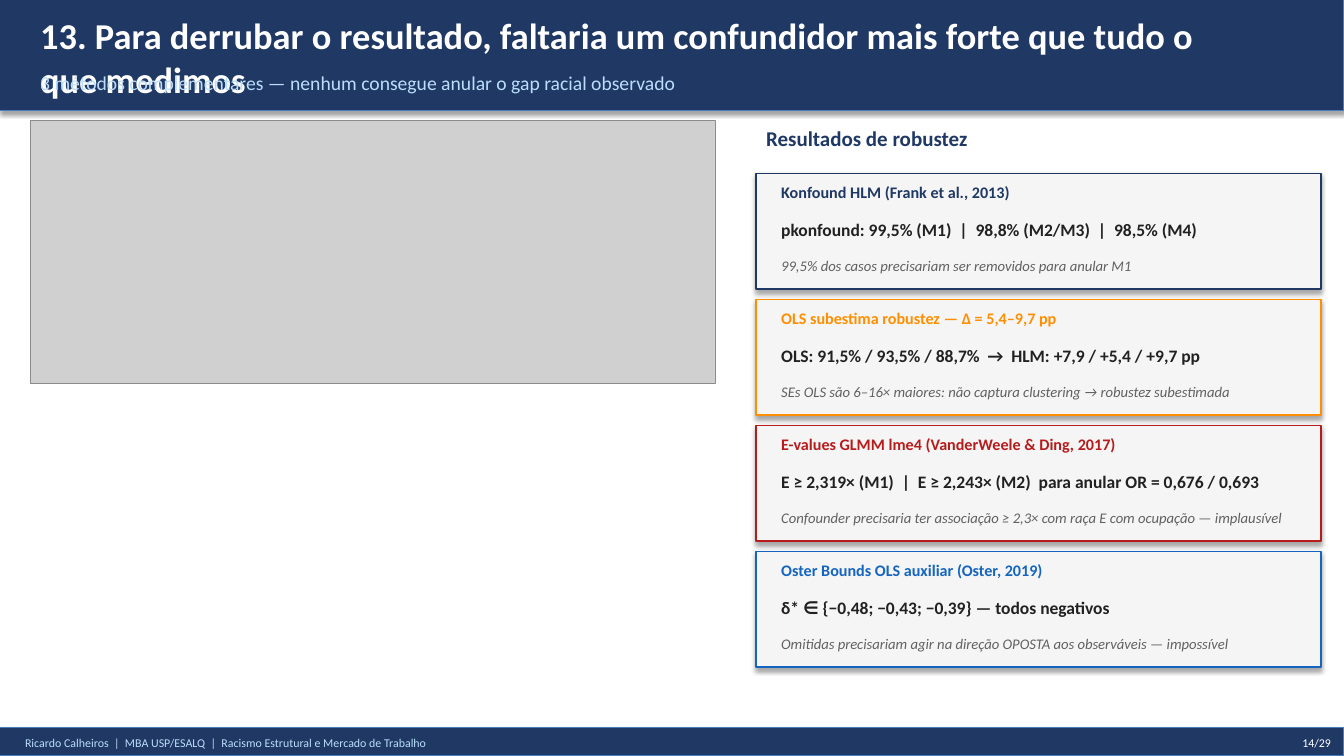
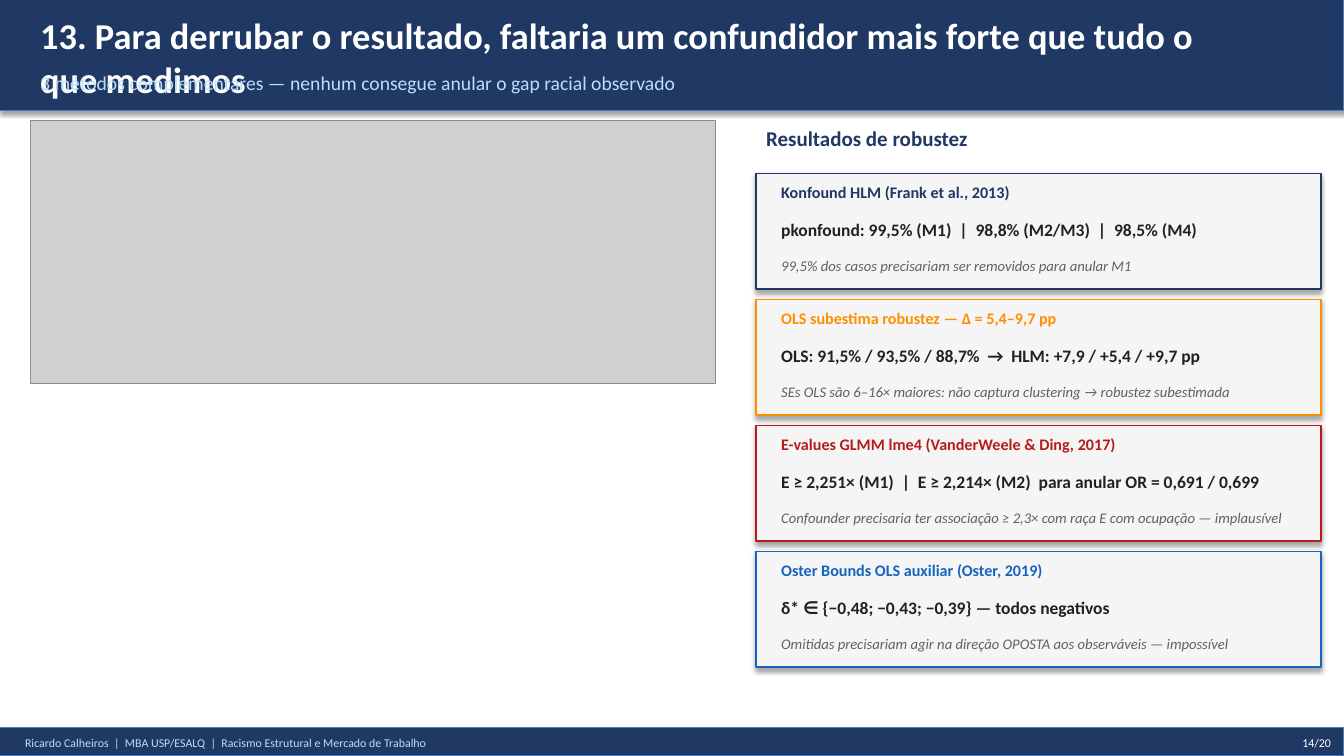
Before and after one commit to rickinrj-ux/ProjetoRacismoPNAD, a slide deck: slide 15 of entregaveis/apresentacao_tcc.pptx (slide 14 before the commit). Drawn at 1344x756 pixels with LibreOffice and Linux fonts; fonts in the diff are those of the drawing; grey boxes stand for pictures. Boxes give left, top, right and bottom in pixels: in the first picture for what was removed or moved away, otherwise in the second. Text is boxed around its words. In the diff, an @@ line names an element or a change of style, - is before the commit and + after.

```diff
--- a/entregaveis/apresentacao_tcc.pptx
+++ b/entregaveis/apresentacao_tcc.pptx
@@ text at <box>781,475,1259,491</box>: text changed @@
-E ≥ 2,319× (M1) | E ≥ 2,243× (M2) para anular OR = 0,676 / 0,693
+E ≥ 2,251× (M1) | E ≥ 2,214× (M2) para anular OR = 0,691 / 0,699
@@ text at <box>1302,739,1331,748</box>: text changed @@
-14/29
+14/20
```
Also in this commit, not shown: 16 other slides changed, 3 slides added, 3 slides removed, 1 other file.
